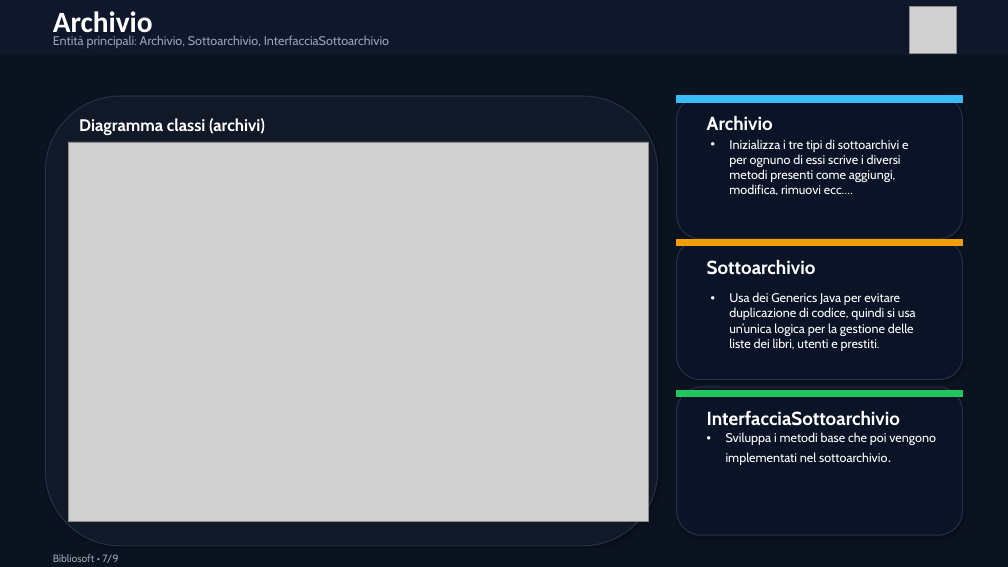
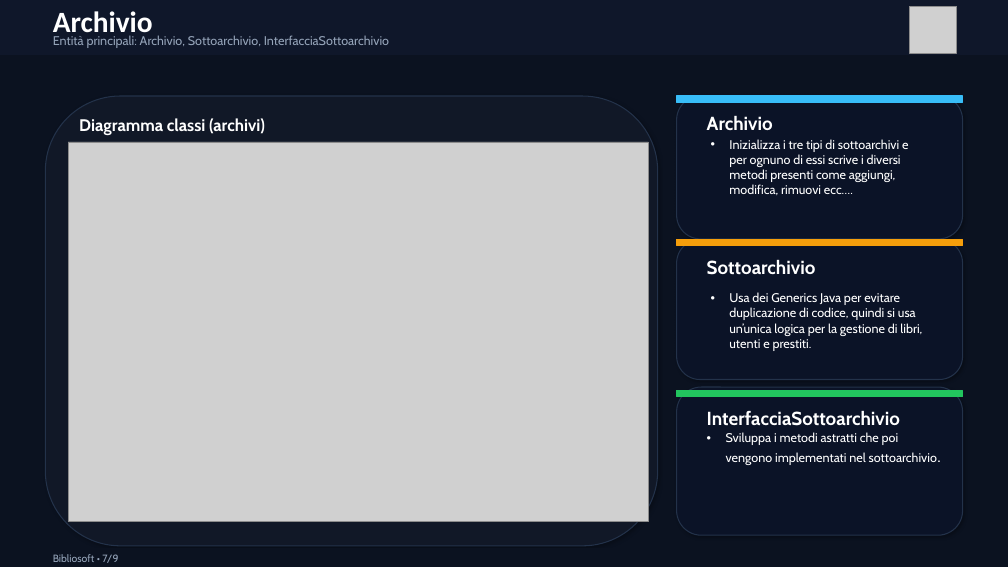
Before and after one commit to digregoriomario/bibliosoft, a slide deck: slide 7 of presentazione_bibliosoft.pptx. Drawn at 1008x567 pixels with LibreOffice and Linux fonts; fonts in the diff are those of the drawing; grey boxes stand for pictures. Boxes give left, top, right and bottom in pixels: in the first picture for what was removed or moved away, otherwise in the second. Text is boxed around its words. In the diff, an @@ line names an element or a change of style, - is before the commit and + after.

```diff
--- a/presentazione_bibliosoft.pptx
+++ b/presentazione_bibliosoft.pptx
@@ text at box(729, 292, 922, 351): text changed @@
-• Usa dei Generics Java per evitare duplicazione di codice, quindi si usa un’unica logica per la gestione delle liste dei libri, utenti e prestiti.
+• Usa dei Generics Java per evitare duplicazione di codice, quindi si usa un’unica logica per la gestione di libri, utenti e prestiti.
@@ text at box(726, 432, 937, 465): text changed @@
-• Sviluppa i metodi base che poi vengono implementati nel sottoarchivio.
+• Sviluppa i metodi astratti che poi vengono implementati nel sottoarchivio.
```
Also in this commit, not shown: 4 other slides changed.
